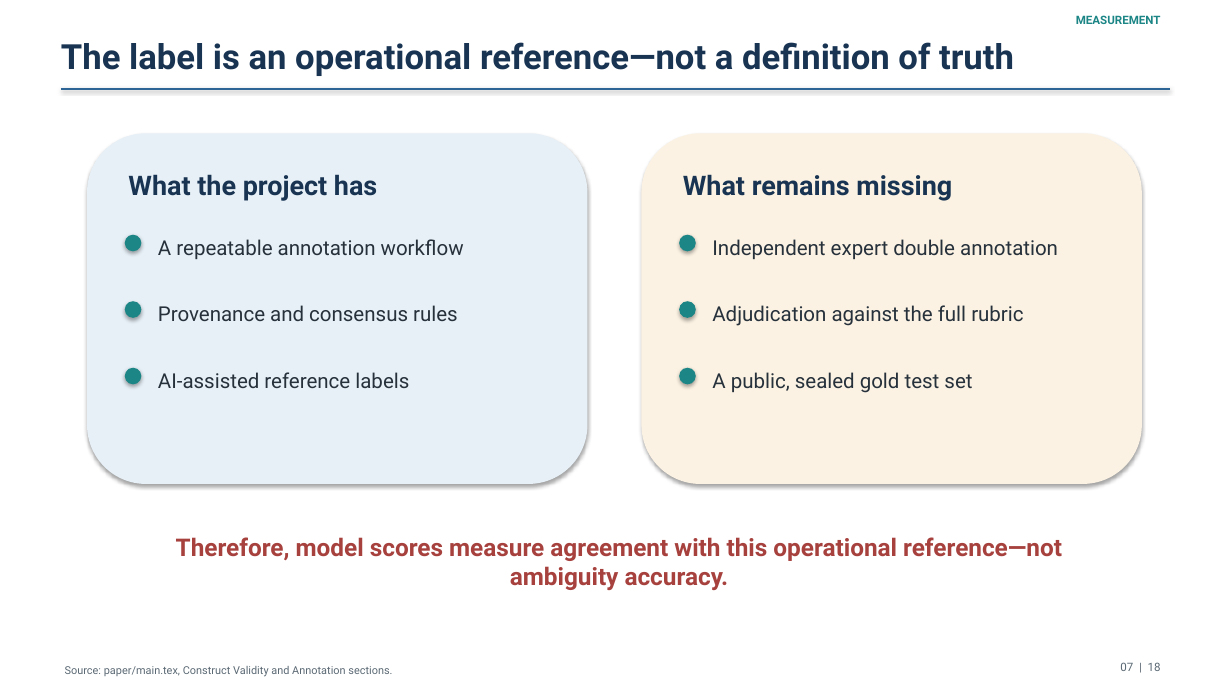
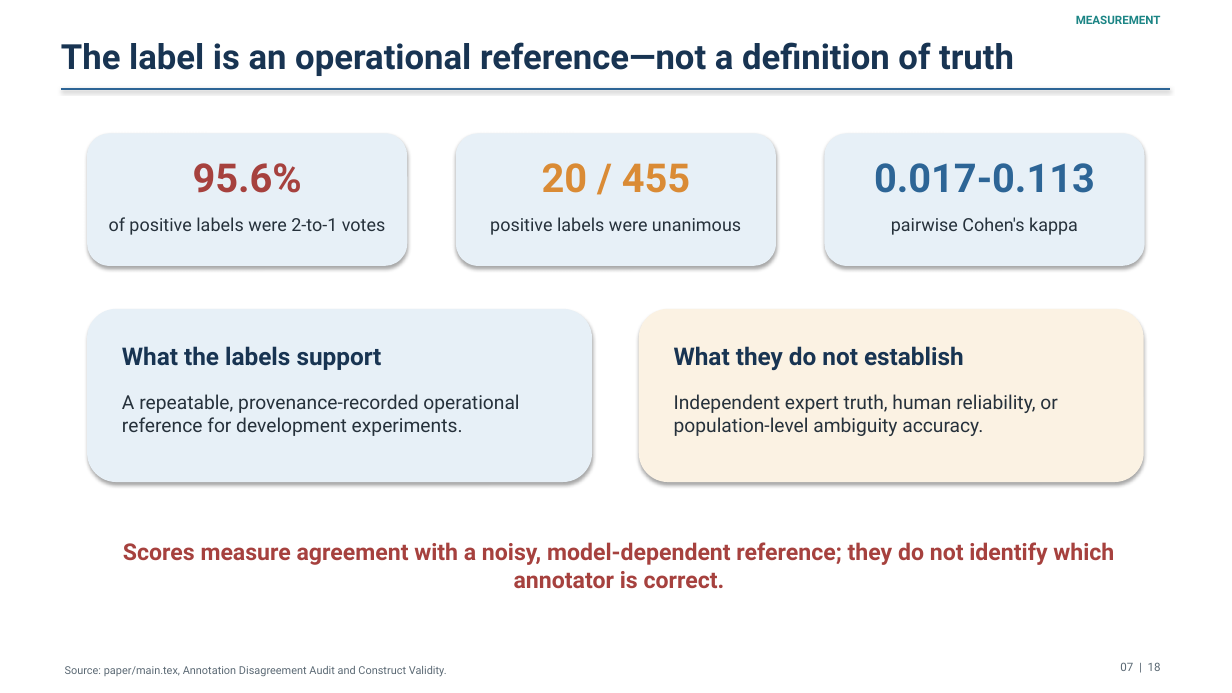
Before and after one commit to osama-elkhuriby/ietf-ambiguity-detection, a slide deck: slide 7 of paper/presentation/ietf_ambiguity_detection_presentation.pptx. Drawn at 1232x693 pixels with LibreOffice and Linux fonts; fonts in the diff are those of the drawing. Boxes give left, top, right and bottom in pixels: in the first picture for what was removed or moved away, otherwise in the second. Text is boxed around its words. In the diff, an @@ line names an element or a change of style, - is before the commit and + after.

```diff
--- a/paper/presentation/ietf_ambiguity_detection_presentation.pptx
+++ b/paper/presentation/ietf_ambiguity_detection_presentation.pptx
@@ rounded rectangle added at (x1=88, y1=134, x2=407, y2=265), fill #E7F0F7, outline #E7F0F7 1.1 pt @@
@@ rounded rectangle added at (x1=457, y1=134, x2=775, y2=265), fill #E7F0F7, outline #E7F0F7 1.1 pt @@
@@ rounded rectangle added at (x1=825, y1=134, x2=1144, y2=265), fill #E7F0F7, outline #E7F0F7 1.1 pt @@
@@ text added at (x1=193, y1=163, x2=302, y2=193), 31 pt, text #A6413E, bold @@
+95.6%
@@ text added at (x1=542, y1=163, x2=690, y2=193), 31 pt, text #DA8B35, bold @@
+20 / 455
@@ text added at (x1=874, y1=163, x2=1095, y2=193), 31 pt, text #2D6596, bold @@
+0.017-0.113
@@ text at (x1=109, y1=217, x2=386, y2=235): text changed; size 21 to 14 pt; text colour #183452 to #26313B; bold off @@
-What the project has
+of positive labels were 2-to-1 votes
@@ ellipse removed at (x1=125, y1=235, x2=141, y2=251) @@
@@ text removed at (x1=158, y1=239, x2=464, y2=259) @@
-A repeatable annotation workflow
@@ text added at (x1=490, y1=217, x2=741, y2=235), 14 pt, text #26313B @@
+positive labels were unanimous
@@ ellipse removed at (x1=679, y1=235, x2=696, y2=251) @@
@@ text removed at (x1=712, y1=239, x2=1058, y2=259) @@
-Independent expert double annotation
@@ text added at (x1=891, y1=217, x2=1078, y2=235), 14 pt, text #26313B @@
+pairwise Cohen's kappa
@@ rounded rectangle resized from (x1=88, y1=134, x2=587, y2=483) to (x1=88, y1=310, x2=592, y2=482) @@
@@ ellipse removed at (x1=125, y1=301, x2=141, y2=318) @@
@@ text removed at (x1=158, y1=305, x2=458, y2=321) @@
-Provenance and consensus rules
@@ rounded rectangle resized from (x1=642, y1=134, x2=1141, y2=483) to (x1=640, y1=310, x2=1143, y2=482) @@
@@ ellipse removed at (x1=679, y1=301, x2=696, y2=318) @@
@@ text removed at (x1=712, y1=305, x2=1023, y2=326) @@
-Adjudication against the full rubric
@@ text added at (x1=122, y1=346, x2=382, y2=370), 19 pt, text #183452, bold @@
+What the labels support
@@ text at (x1=674, y1=346, x2=964, y2=370): text changed; size 21 to 19 pt @@
-What remains missing
+What they do not establish
@@ ellipse removed at (x1=125, y1=368, x2=141, y2=384) @@
@@ ellipse removed at (x1=679, y1=368, x2=696, y2=384) @@
@@ text removed at (x1=712, y1=372, x2=972, y2=393) @@
-A public, sealed gold test set
@@ text at (x1=122, y1=394, x2=519, y2=436): text changed; size 16 to 15 pt @@
-AI-assisted reference labels
+A repeatable, provenance-recorded operational reference for development experiments.
@@ text added at (x1=674, y1=394, x2=1057, y2=436), 15 pt, text #26313B @@
+Independent expert truth, human reliability, or population-level ambiguity accuracy.
@@ text at (x1=123, y1=542, x2=1114, y2=588): text changed; size 19 to 18 pt @@
-Therefore, model scores measure agreement with this operational reference—not ambiguity accuracy.
+Scores measure agreement with a noisy, model-dependent reference; they do not identify which annotator is correct.
@@ text at (x1=65, y1=666, x2=447, y2=676): text changed @@
-Source: paper/main.tex, Construct Validity and Annotation sections.
+Source: paper/main.tex, Annotation Disagreement Audit and Construct Validity.
```
Also in this commit, not shown: 7 other slides changed, 2 slides added, 2 slides removed, 29 other files.
